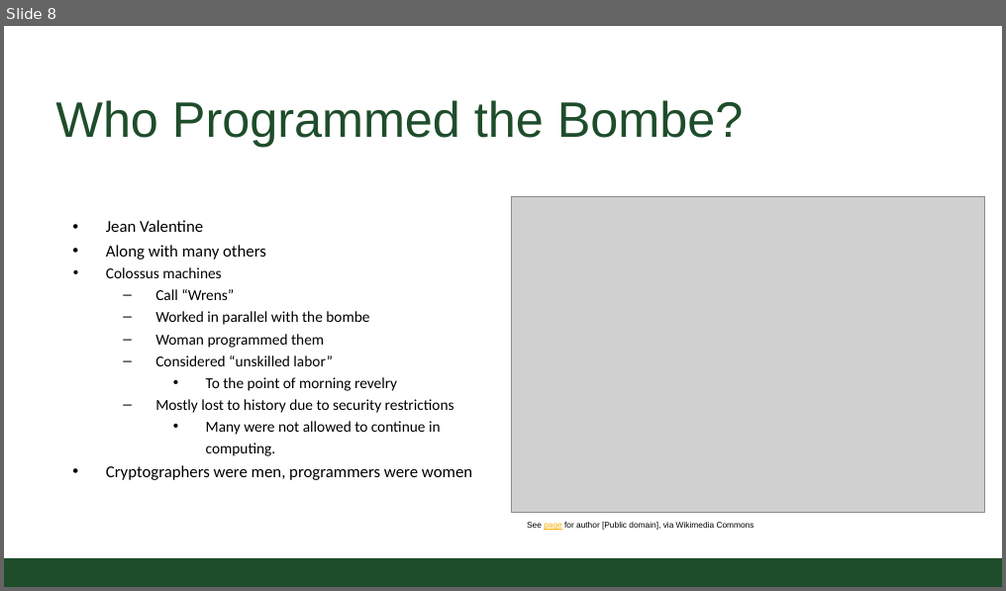
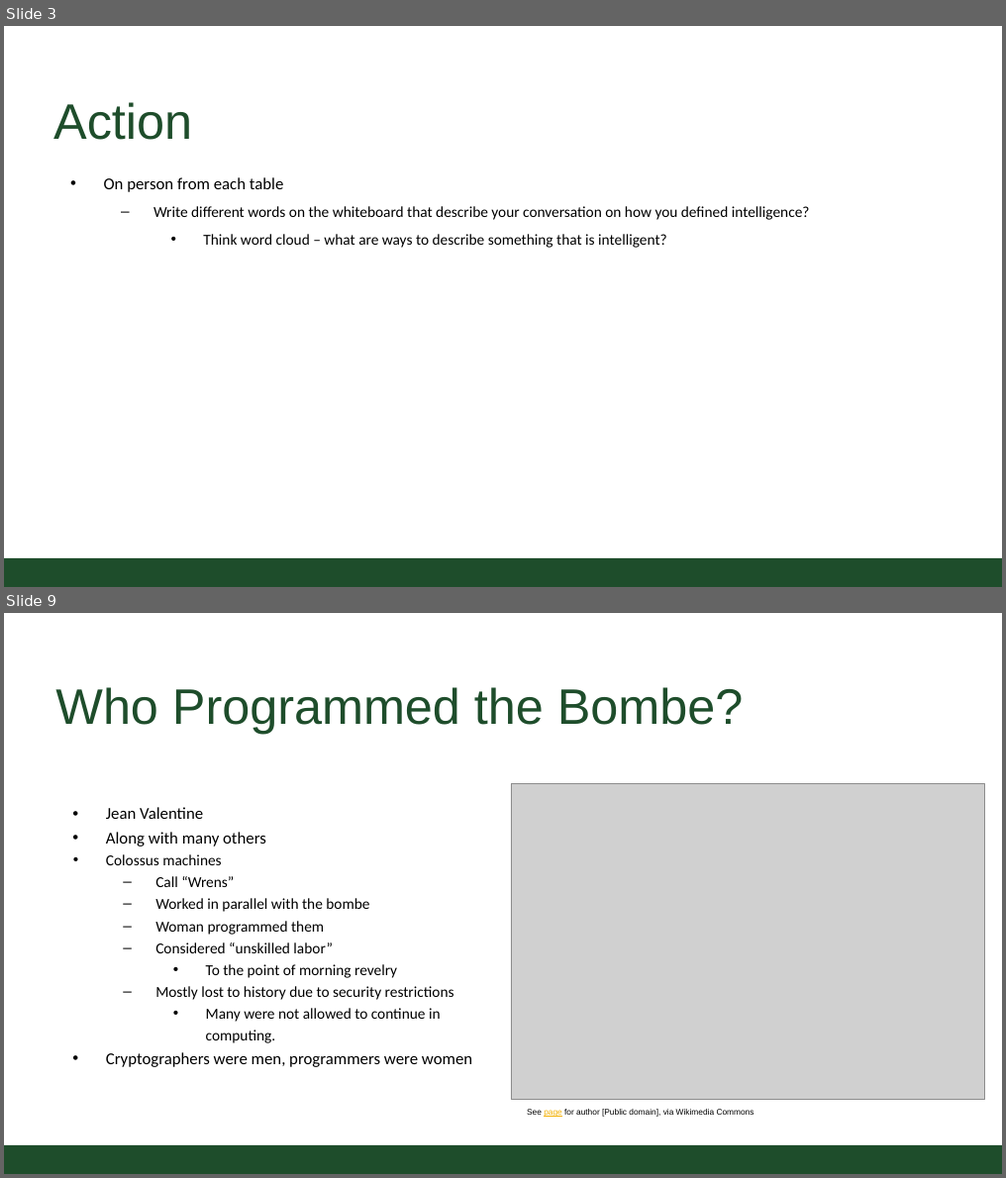
Before and after one commit to CSU-CS150B/handouts, a slide deck: Slides/On-Campus/02_01_turing_expressions_and_functions.pptx. Shown one above the other, each under a label of ours: slide 8 before the commit, slides 3 and 9 after it; the slides between them are not shown. The pictures are 1006x591 and 1006x1178 pixels, drawn with LibreOffice and Linux fonts; fonts in the diff are those of the drawing; grey boxes stand for pictures; background and template pictures are left out. Boxes give left, top, right and bottom in pixels: in the first picture for what was removed or moved away, otherwise in the second. Text is boxed around its words. In the diff, an @@ line names an element or a change of style, - is before the commit and + after.

```diff
--- a/Slides/On-Campus/02_01_turing_expressions_and_functions.pptx
+++ b/Slides/On-Campus/02_01_turing_expressions_and_functions.pptx
@@ slide 3 added at [4, 26, 1002, 587], background #FFFFFF; not listed: 1 template element that a slide beside it also shows @@
@@ title added at [54, 102, 192, 140], 54.4 pt, text #1E4D2B @@
+Action
@@ text added at [104, 177, 810, 248], 16.6 pt, text #000000 @@
+• On person from each table
+  – Write different words on the whiteboard that describe your conversation on how you defined intelligence?
+    • Think word cloud – what are ways to describe something that is intelligent?
@@ what was slide 8 is now slide 9 @@
```
Also in this commit, not shown: 6 slides changed, 2 other slides added, 1 other file.
